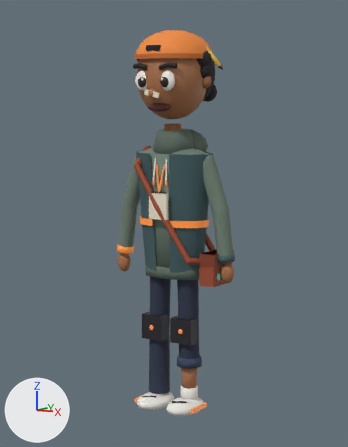
The Blender file Art/Source/Characters/Tiago/SK_CHR_Tiago_Blockout.blend: old version first, new version second.
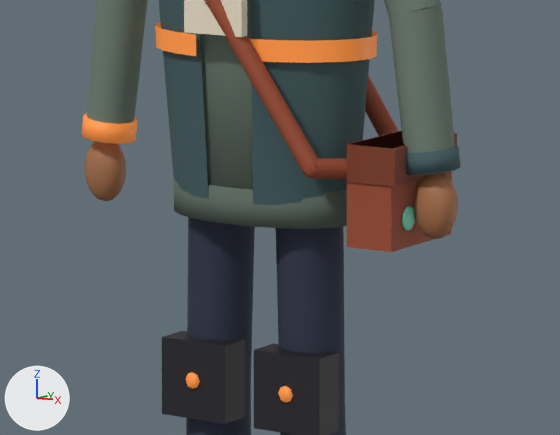
There are two pictures of each version: one from the file's camera 'CAM_tres_quartos', one close up on the part from 26% to 76% of the width and 47% to 77% of the height. Every picture has the same lights, and +X, +Y and +Z are marked at lower left. The last two pictures show the newer version.

In view in the first close-up: 'SK_CHR_Tiago', 'SM_PRP_Bloquinho'.
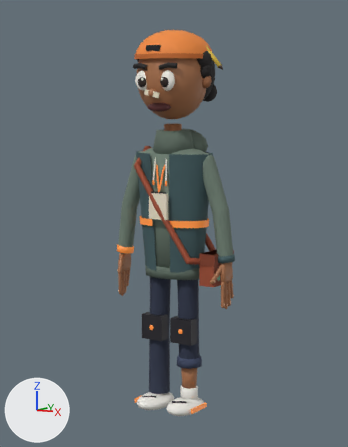
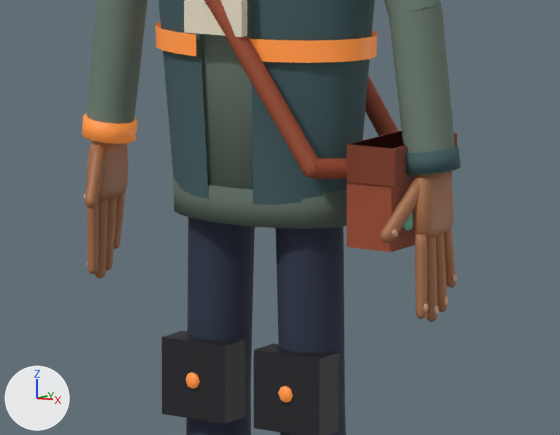
Where the change shows, as pixel boxes (x1, y1, x2, y2) in the close-ups (560 x 435 px):
part 1 of me_sk_chr_tiago, added
    after: (392, 229, 398, 238)
part 2 of me_sk_chr_tiago, added (brown)
    after: (415, 234, 427, 319)
part 3 of me_sk_chr_tiago, added (brown)
    after: (444, 226, 456, 288)
part 4 of me_sk_chr_tiago, added (brown)
    after: (87, 200, 99, 274)
part 5 of me_sk_chr_tiago, added
    after: (114, 190, 126, 249)
part 6 of me_sk_chr_tiago, built on
    before: (413, 173, 458, 239)
    after: (380, 172, 453, 322)
part 7 of me_sk_chr_tiago, built on
    before: (84, 142, 126, 201)
    after: (85, 141, 128, 278)

Patch to the scene script:
```diff
--- a/Art/Source/Characters/Tiago/SK_CHR_Tiago_Blockout.blend.py
+++ b/Art/Source/Characters/Tiago/SK_CHR_Tiago_Blockout.blend.py
@@ mat_mat_chr_tiago_unha @@
+mat_mat_chr_tiago_unha = principled_material('MAT_CHR_Tiago_Unha')
+mat_mat_chr_tiago_unha.base_color = (0.694, 0.392, 0.254)  # beige #d9a88a
+mat_mat_chr_tiago_unha.roughness = 0.4
@@ me_sk_chr_tiago @@
 # used by ob_sk_chr_tiago; location = (0.0, 0.0, 0.0)
-me_sk_chr_tiago.from_pydata(...)  # 3542 vertices, 3490 faces; spans x -0.32..0.32, y -0.19..0.15, z 0.0..1.73
+me_sk_chr_tiago.from_pydata(...)  # 4782 vertices, 4850 faces; spans x -0.32..0.32, y -0.19..0.15, z 0.0..1.73
+# me_sk_chr_tiago part 1: the loose piece of 26 vertices spanning x 0.07..0.09, y -0.08..-0.06, z 0.38..0.4 is copied, and the copy is scaled about its middle by (-0.0162, -0.53, -0.0366), then moved by (0.18, -0.01, 0.25), in mat_mat_chr_tiago_unha (beige #d9a88a); it spans x 0.26, y -0.08..-0.07, z 0.63..0.65
+# me_sk_chr_tiago part 2: a new loose piece of 98 vertices spanning x 0.27..0.29, y -0.05..-0.02, z 0.52..0.63, in mat_mat_chr_tiago_pele (brown #a8704a)
+# me_sk_chr_tiago part 3: a new loose piece of 98 vertices spanning x 0.27..0.29, y 0.02..0.05, z 0.55..0.64, in mat_mat_chr_tiago_pele (brown #a8704a)
+# me_sk_chr_tiago part 4: a new loose piece of 98 vertices spanning x -0.29..-0.27, y -0.04..-0.02, z 0.52..0.63, in mat_mat_chr_tiago_pele (brown #a8704a)
+# me_sk_chr_tiago part 5: a new loose piece of 98 vertices spanning x -0.29..-0.27, y 0.02..0.04, z 0.55..0.64, in mat_mat_chr_tiago_pele (brown #a8704a)
+# me_sk_chr_tiago part 6: 16 vertices moved from x 0.26..0.31, y -0.02..0.02, z 0.62..0.72 to x 0.26..0.29, y -0.02..0.02, z 0.62..0.72; 65 vertices removed from x 0.25..0.31, y -0.03..0.03, z 0.62..0.71; 359 vertices added at x 0.24..0.29, y -0.09..0.04, z 0.51..0.72
+# me_sk_chr_tiago part 7: 17 vertices moved from x -0.31..-0.26, y -0.02..0.02, z 0.62..0.72 to x -0.29..-0.26, y -0.02..0.02, z 0.62..0.72; 64 vertices removed from x -0.31..-0.25, y -0.03..0.03, z 0.62..0.71; 358 vertices added at x -0.29..-0.24, y -0.09..0.04, z 0.51..0.72
+# other edits to the shape of me_sk_chr_tiago do not show in these pictures
 me_sk_chr_tiago.materials.append(mat_mat_chr_tiago_tenis)
@@ me_sk_chr_tiago @@
 me_sk_chr_tiago.materials.append(mat_mat_chr_tiago_boca)
+me_sk_chr_tiago.materials.append(mat_mat_chr_tiago_unha)  # beige #d9a88a
```
